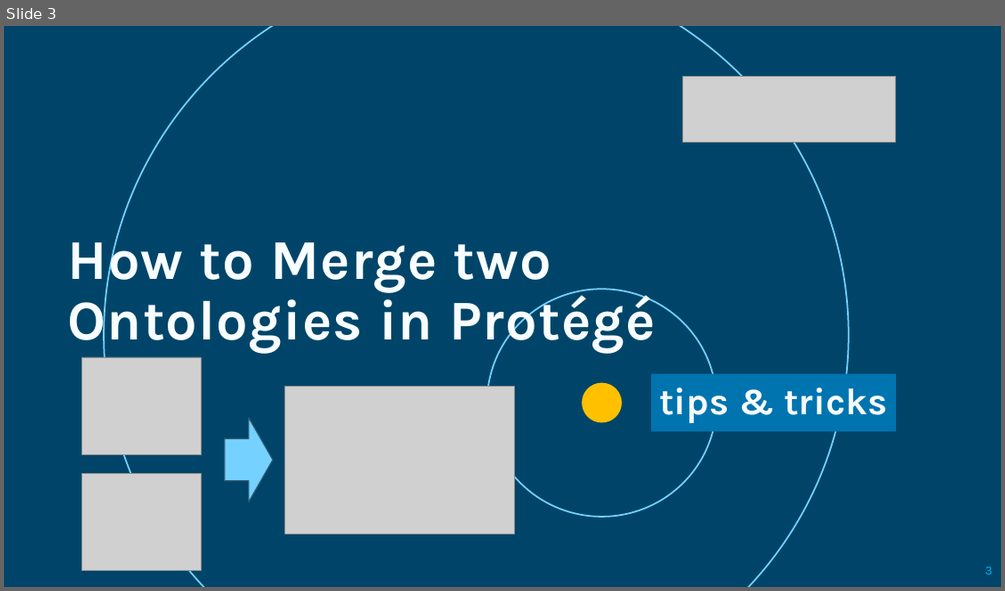
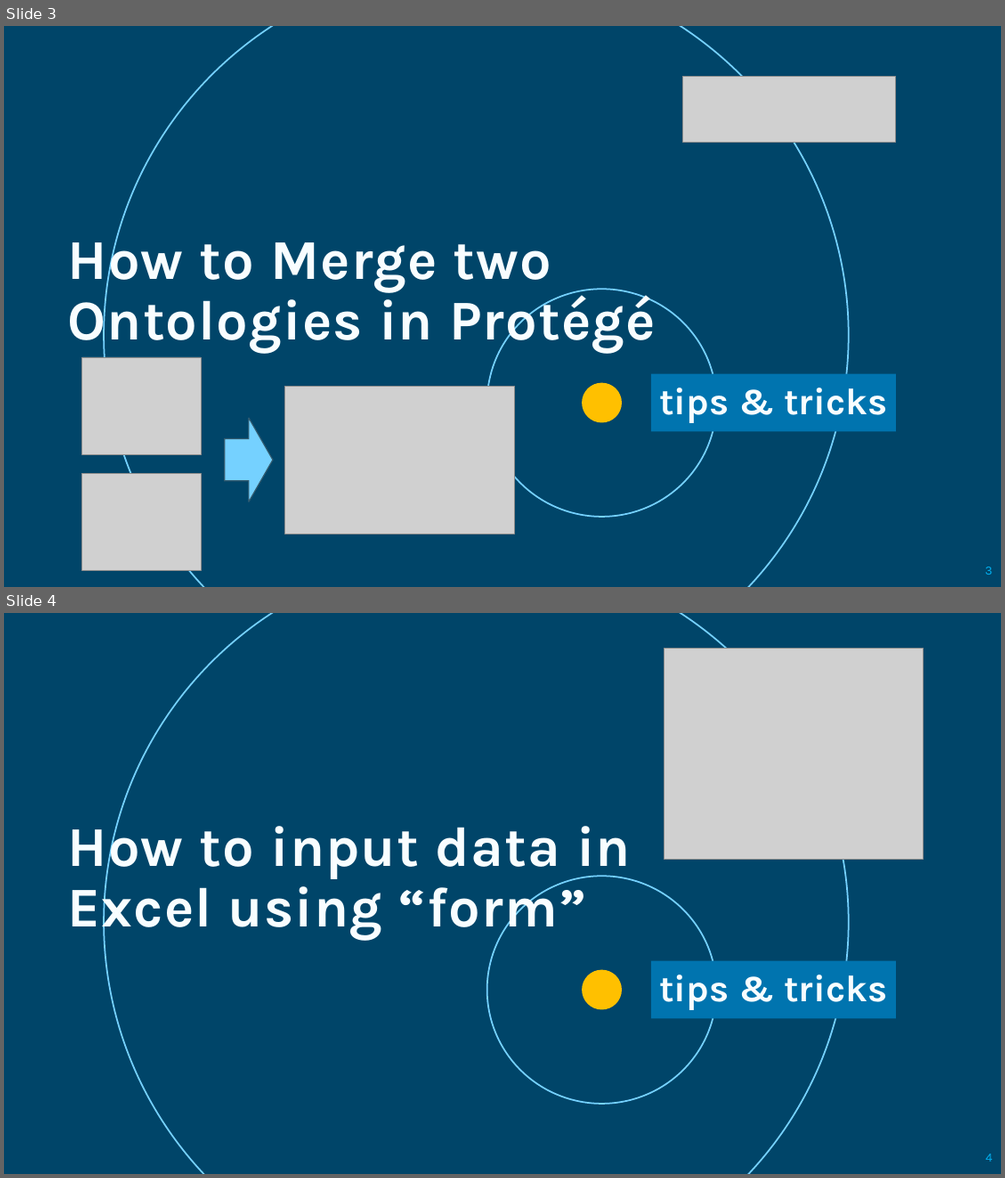
Before and after one commit to yasenstar/self_learning, a slide deck: tool-tips.pptx. Shown one above the other, each under a label of ours: slide 3 before the commit, slides 3 and 4 after it. The pictures are 1005x591 and 1005x1178 pixels, drawn with LibreOffice and Linux fonts; fonts in the diff are those of the drawing; grey boxes stand for pictures; background and template pictures are left out. Boxes give left, top, right and bottom in pixels: in the first picture for what was removed or moved away, otherwise in the second. Text is boxed around its words. In the diff, an @@ line names an element or a change of style, - is before the commit and + after.

Commit message:
add MS Office Tips file

```diff
--- a/tool-tips.pptx
+++ b/tool-tips.pptx
@@ slide 4 added at [4, 613, 1001, 1174], background picture (left out) @@
@@ rectangle added at [4, 613, 1001, 1174], fill #000000 at 40% opacity @@
@@ ellipse added at [104, 613, 849, 1174], outline #75D1FF 1.5 pt @@
@@ picture added at [663, 648, 923, 859] @@
@@ title added at [68, 816, 631, 941], 54 pt, text gradient #F8FDFF to #FFFFFF, bold @@
+How to input data in Excel using “form”
@@ ellipse added at [487, 876, 717, 1103], outline #75D1FF 1.5 pt @@
@@ freeform shape added at [582, 970, 622, 1009], fill #FFC000 @@
@@ rectangle added at [651, 961, 896, 1018], fill #0074AF, 36 pt, text gradient #F8FDFF to #FFFFFF, bold @@
+tips & tricks
@@ page number added at [986, 1153, 993, 1161], 12 pt, text #00B0F0 @@
+4
```
Also in this commit, not shown: 1 other slide added, 3 other files.
